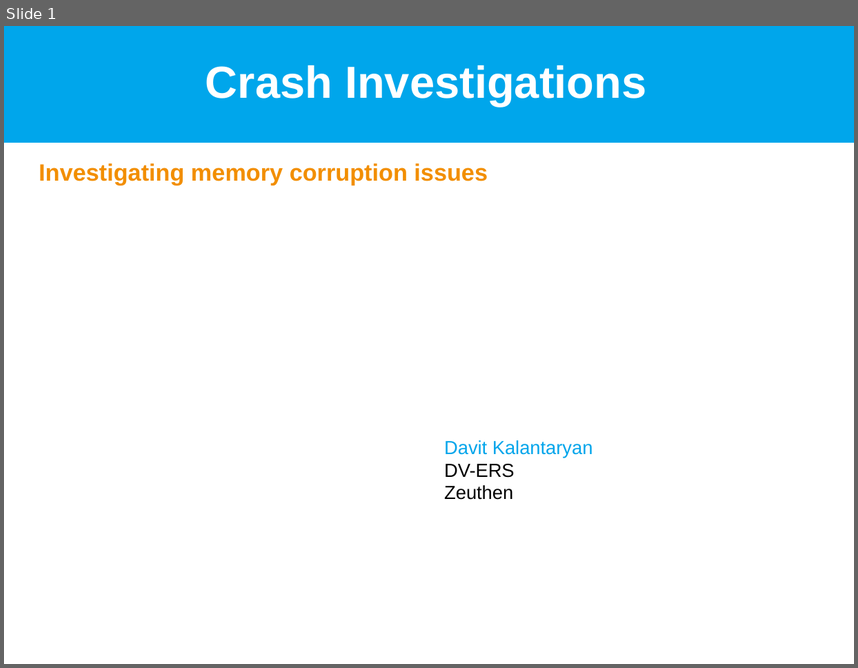
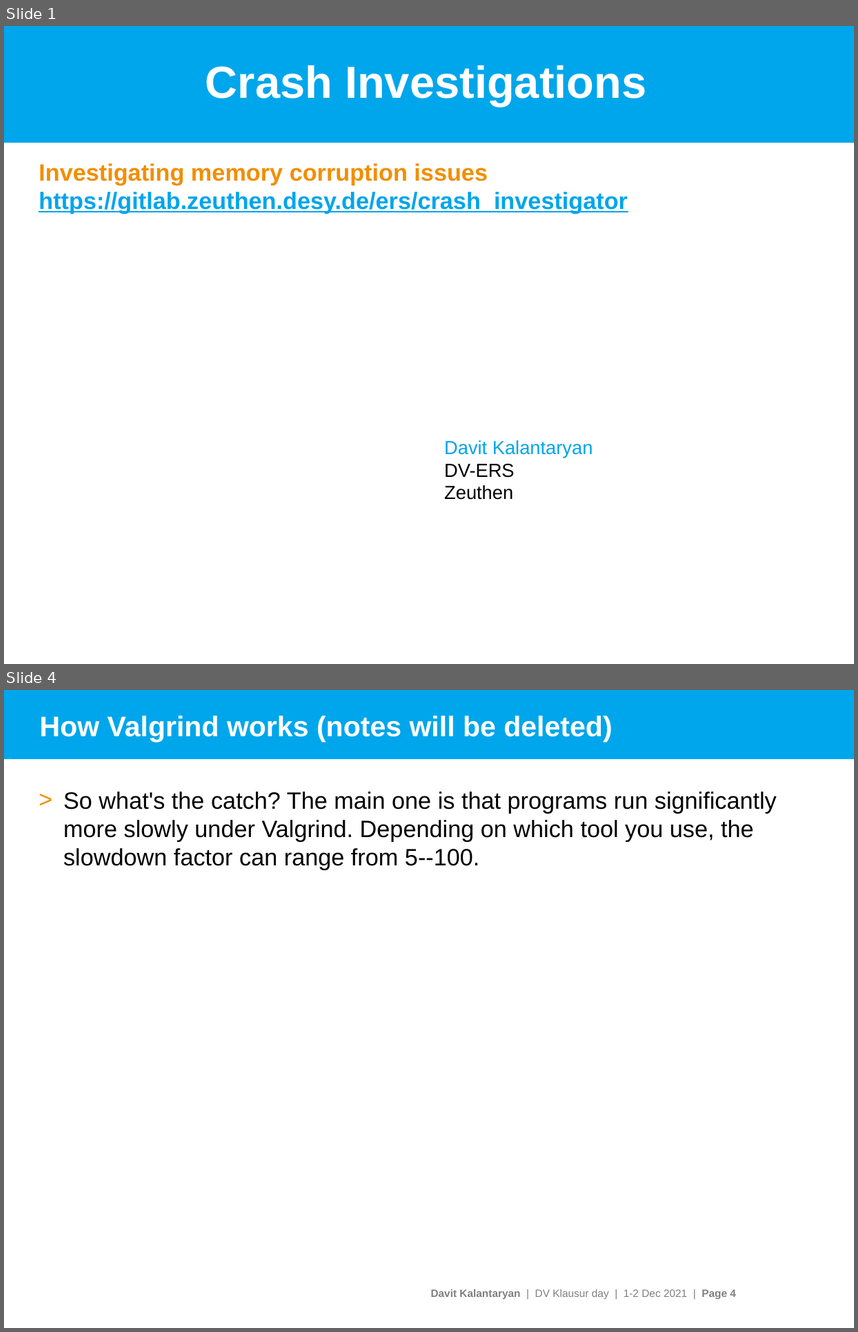
Before and after one commit to davitkalantaryan/old-crash_investigator, a slide deck: docs/crash_investigations.pptx. Shown one above the other, each under a label of ours: slide 1 before the commit, slides 1 and 4 after it; the slides between them are not shown. The pictures are 858x668 and 858x1332 pixels, drawn with LibreOffice and Linux fonts; fonts in the diff are those of the drawing; background and template pictures are left out. Boxes give left, top, right and bottom in pixels: in the first picture for what was removed or moved away, otherwise in the second. Text is boxed around its words. In the diff, an @@ line names an element or a change of style, - is before the commit and + after.

```diff
--- a/docs/crash_investigations.pptx
+++ b/docs/crash_investigations.pptx
@@ slide 4 added at bbox=[4, 690, 854, 1328], background #FFFFFF @@
@@ rectangle added at bbox=[4, 690, 854, 759], fill #00A6EB @@
@@ title added at bbox=[40, 716, 612, 742], 24 pt, text #FFFFFF, bold @@
+How Valgrind works (notes will be deleted)
@@ text added at bbox=[63, 791, 777, 869], 20 pt, text #000000 @@
+> So what's the catch? The main one is that programs run significantly more slowly under Valgrind. Depending on which tool you use, the slowdown factor can range from 5--100.
@@ text added at bbox=[431, 1289, 736, 1299], 9 pt, text #808080 @@
+Davit Kalantaryan | DV Klausur day | 1-2 Dec 2021 | Page 4
@@ slide 1 changed as well @@
@@ subtitle at bbox=[38, 163, 628, 213]: text changed; text colour #F28E00 to #00A5EB @@
-Investigating memory corruption issues
+Investigating memory corruption issues
+https://gitlab.zeuthen.desy.de/ers/crash_investigator
```
Also in this commit, not shown: 1 other slide changed, 2 other slides added, 7 slides removed.
